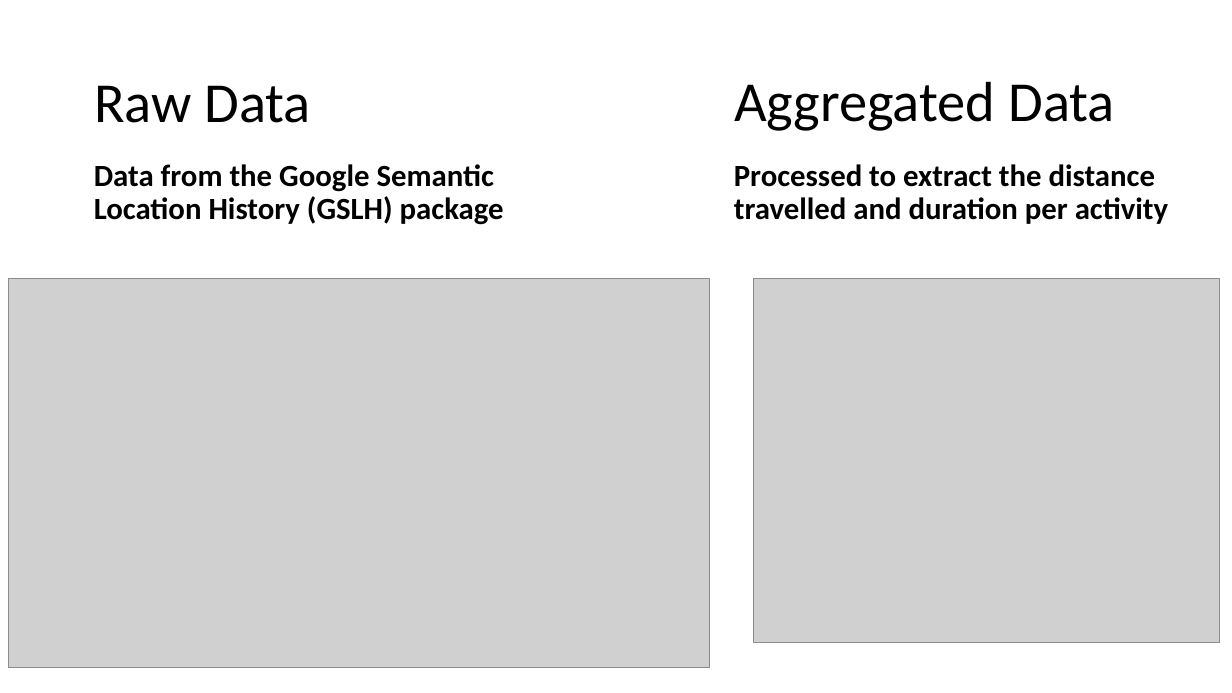
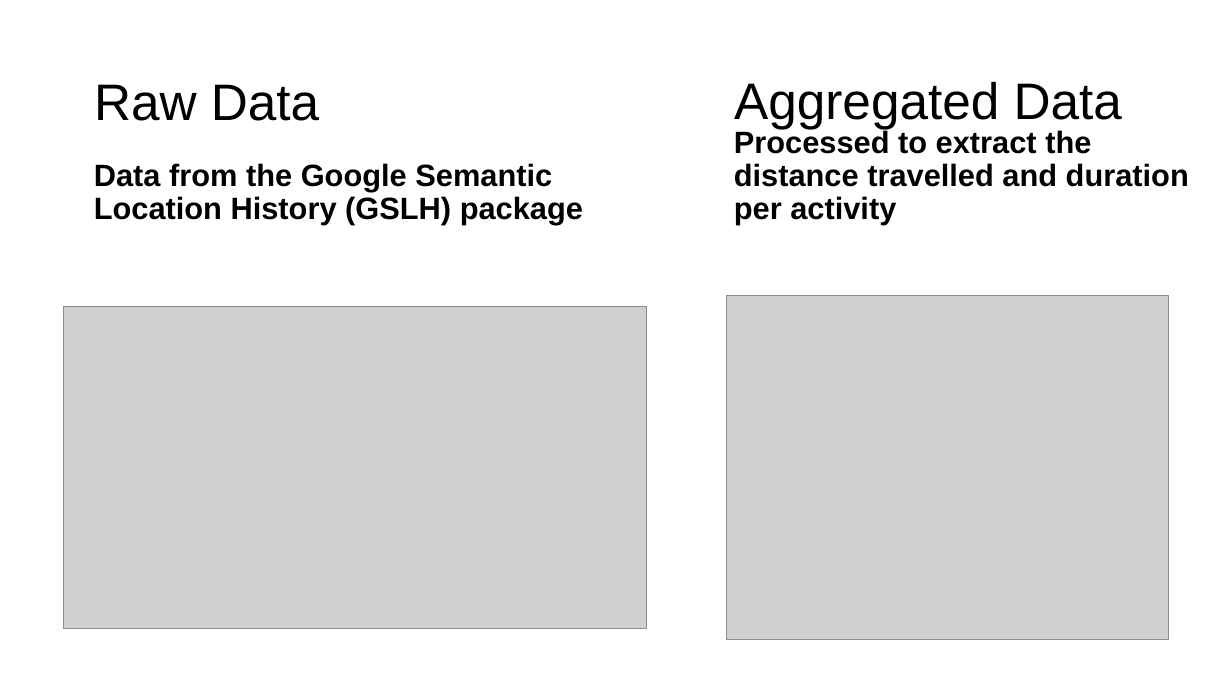
Before and after one commit to lauraboeschoten/D3I_JOSS_paper, a slide deck: slide 1 of GSLH_example.pptx. Drawn at 1232x693 pixels with LibreOffice and Linux fonts; fonts in the diff are those of the drawing; grey boxes stand for pictures. Boxes give left, top, right and bottom in pixels: in the first picture for what was removed or moved away, otherwise in the second. Text is boxed around its words. In the diff, an @@ line names an element or a change of style, - is before the commit and + after.

```diff
--- a/GSLH_example.pptx
+++ b/GSLH_example.pptx
@@ title "Raw Data" at (x1=94, y1=84, x2=319, y2=121): size 44 to 40 pt, font Calibri to Arial @@
@@ text "Aggregated Data" at (x1=734, y1=81, x2=1122, y2=129): size 44 to 40 pt, font Calibri to Arial @@
@@ text "Data from the Google Semantic ..." at (x1=94, y1=163, x2=583, y2=225): font Calibri to Arial @@
@@ text "Processed to extract the distance ..." at (x1=734, y1=130, x2=1189, y2=225): font Calibri to Arial @@
@@ picture resized from (x1=754, y1=279, x2=1220, y2=643) to (x1=727, y1=295, x2=1169, y2=640) @@
@@ picture resized from (x1=8, y1=279, x2=710, y2=668) to (x1=64, y1=306, x2=646, y2=628) @@
```
Also in this commit, not shown: 1 slide added, 7 other files.
